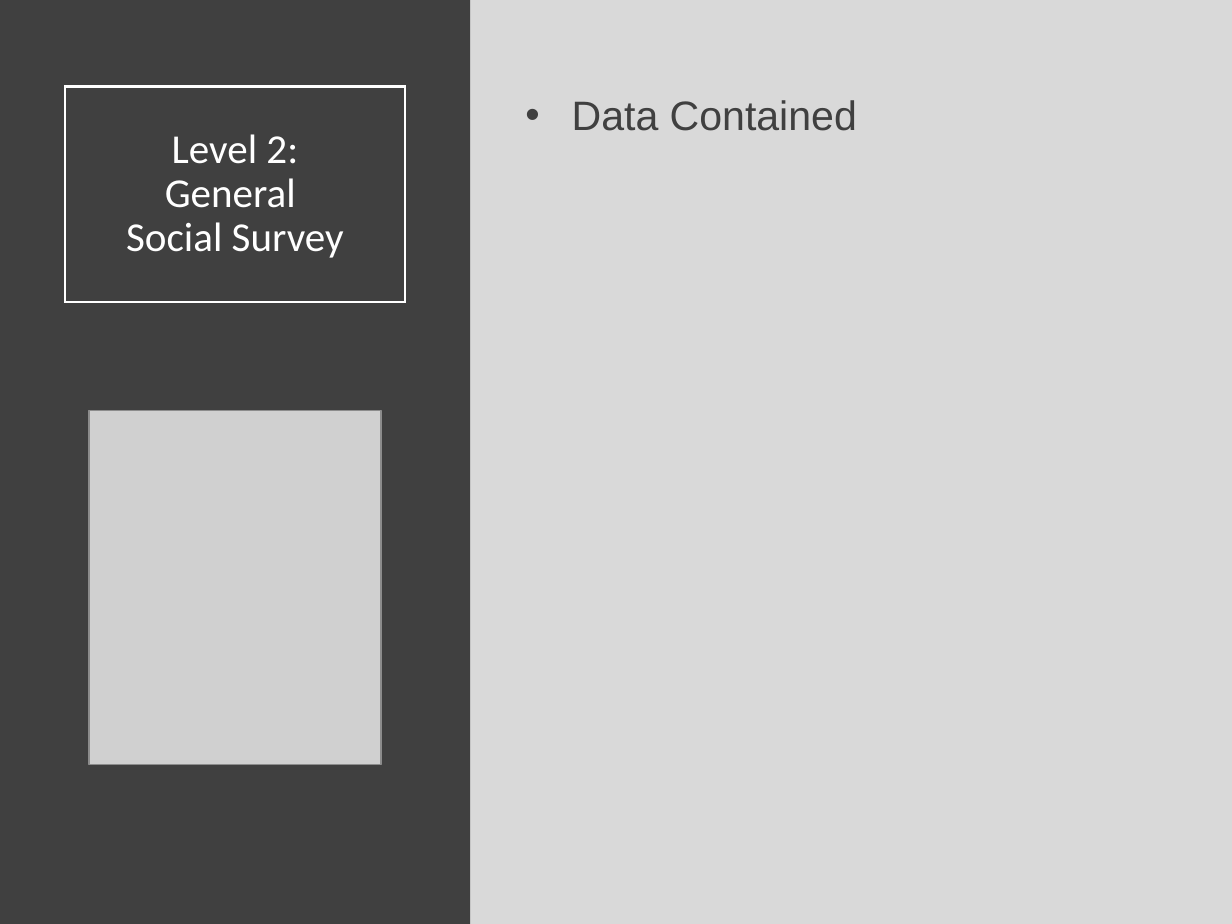
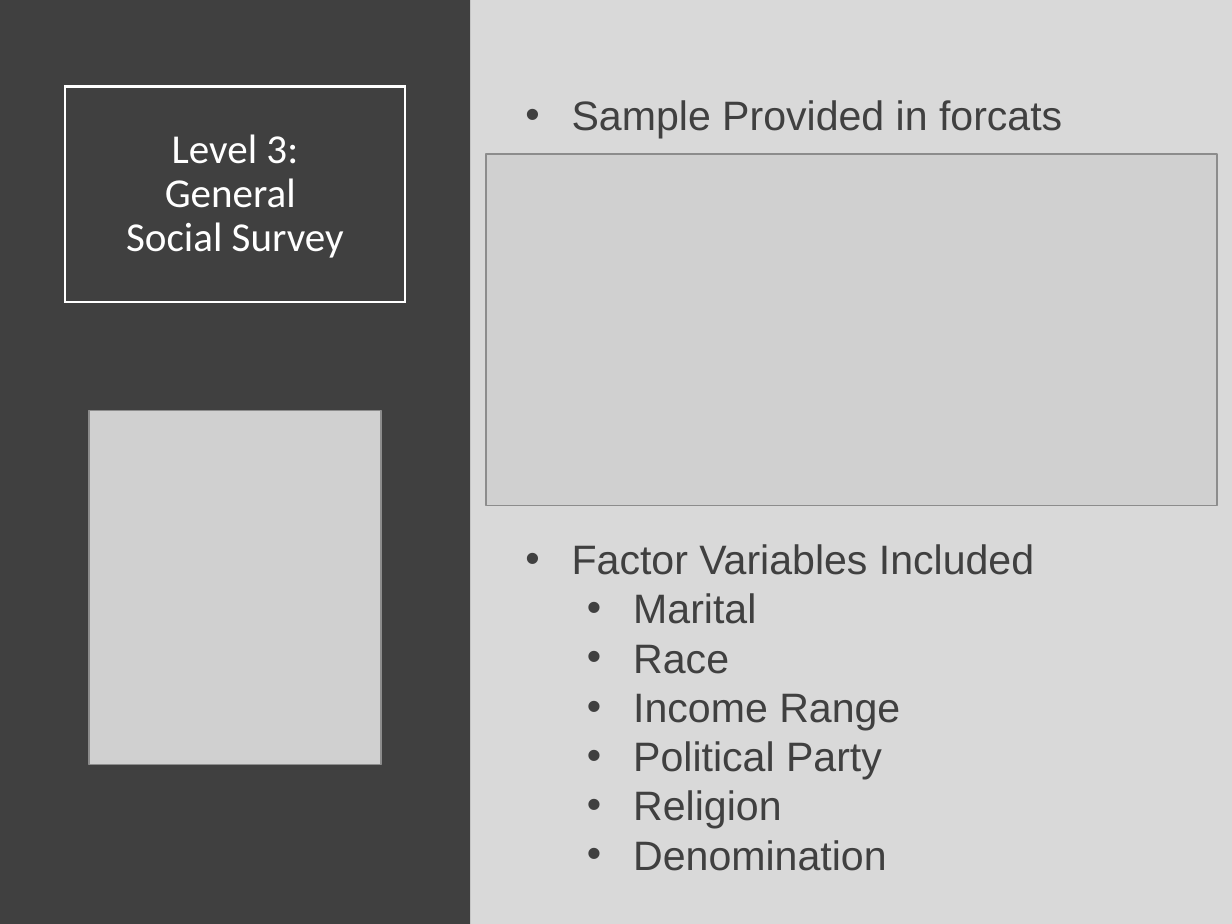
Before and after one commit to Yixf-Self/STOR320_WEBSITE, a slide deck: slide 18 of Lecture/Lecture 17/Lecture 17.pptx (slide 10 before the commit). Drawn at 1232x924 pixels with LibreOffice and Linux fonts; fonts in the diff are those of the drawing; grey boxes stand for pictures. Boxes give left, top, right and bottom in pixels: in the first picture for what was removed or moved away, otherwise in the second. Text is boxed around its words. In the diff, an @@ line names an element or a change of style, - is before the commit and + after.

```diff
--- a/Lecture/Lecture 17/Lecture 17.pptx
+++ b/Lecture/Lecture 17/Lecture 17.pptx
@@ text removed at <box>572,100,857,131</box> @@
-• Data Contained
@@ text added at <box>572,100,1062,871</box>, 24 pt, text #404040 @@
+• Sample Provided in forcats
+• Factor Variables Included
+  • Marital
+  • Race
+  • Income Range
+  • Political Party
+  • Religion
+  • Denomination
@@ title at <box>126,134,344,258</box>: text changed @@
-Level 2:
-General
-Social Survey
+Level 3:
+General
+Social Survey
@@ picture added at <box>485,154,1217,506</box> @@
```
Also in this commit, not shown: 26 slides added, 6 other files.
